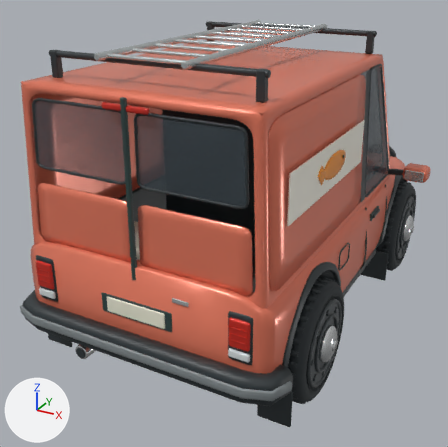
One commit to the FBX model unity/Assets/Resources/Cars/kipper.fbx: the scene before it, then after it.
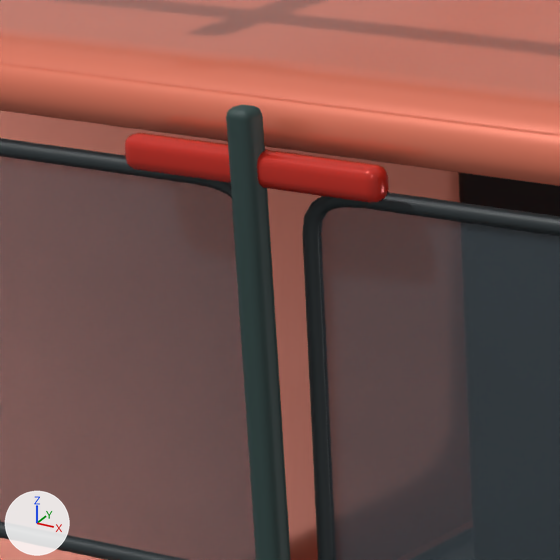
Each version appears first whole from a 50 mm lens placed at (1.994, -4.217, 2.67), pointed at (-0.171, -0.282, 0.702), and next in a close-up on the part from 18% to 40% of the width and 17% to 40% of the height. Arrows for +X, +Y and +Z are at lower left; the lights stay in place. The first two pictures are the older version. Where no turn or scale is listed for an object, it has been applied to the vertices. Vertices at exactly the same position are counted once.

Before the edit, the objects in view are built like this:
```python
me_continuous_formed_body_shell = bpy.data.meshes.new('Continuous formed body shell')
me_continuous_formed_body_shell.from_pydata(...)  # 23915 vertices, 23021 faces; spans x -1.16..1.16, y -1.79..1.79, z 0.09..2.16
me_continuous_formed_body_shell.materials.append(mat_bodypaint)  # orange #e77c61
me_continuous_formed_body_shell.materials.append(mat_charcoaltrim)  # dark grey #2b3336
me_continuous_formed_body_shell.materials.append(mat_masterglass)  # greyish blue #424d55
me_continuous_formed_body_shell.materials.append(mat_panelseam)  # dark cyan #2b4240
me_continuous_formed_body_shell.materials.append(mat_taillight)  # red #cb2d21
me_continuous_formed_body_shell.materials.append(mat_bumperinsert)  # grey #81898b
me_continuous_formed_body_shell.materials.append(mat_chromealloy)  # white #e7eaeb
me_continuous_formed_body_shell.materials.append(mat_warmheadlamp)  # pale yellow #efefd8
me_continuous_formed_body_shell.materials.append(mat_amber)  # orange #f6972c
me_continuous_formed_body_shell.materials.append(mat_creamtrim)  # white #f7f3e7
me_continuous_formed_body_shell.materials.append(mat_reverselight)  # light grey #dae1e2
me_continuous_formed_body_shell.materials.append(mat_rearreflector)  # red #ad1d16
me_continuous_formed_body_shell.materials.append(mat_numberplate)  # white #ecebd7
me_continuous_formed_body_shell.materials.append(mat_warmalloy)  # light grey #c7cdcd
me_continuous_formed_body_shell.materials.append(mat_interiorcloth)  # dark grey #485456
me_continuous_formed_body_shell.materials.append(mat_woodtrim)  # brown #b38e65
me_continuous_formed_body_shell.materials.append(mat_brakemetal)  # dark grey #505759
ob_body = bpy.data.objects.new('Body', me_continuous_formed_body_shell)
ob_body.location = (0.0, 0.0, 0.0)
```
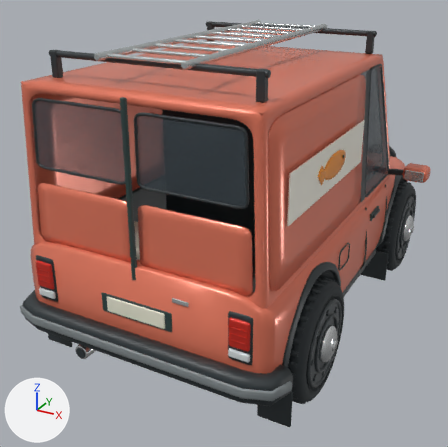
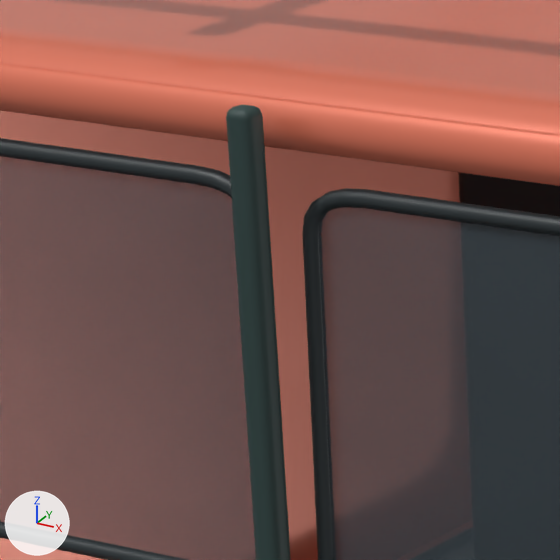
Where the newer file only moved an object's origin or applied its transform, the numbers keep the older frame.

Changed parts and their boxes [x1, y1, x2, y2] in the close-ups (560 x 560 px):
part 1 of me_continuous_formed_body_shell, deleted
    before: [125, 133, 389, 203]

The change in detail:
me_continuous_formed_body_shell is used by ob_body; location (0.0, 0.0, 0.0).
me_continuous_formed_body_shell had 23915 vertices, 23021 faces and spanned x -1.16..1.16, y -1.79..1.79, z 0.09..2.16.
me_continuous_formed_body_shell now has 23819 vertices, 22923 faces and spans x -1.16..1.16, y -1.79..1.79, z 0.09..2.16.
me_continuous_formed_body_shell part 1: the loose piece of 96 vertices spanning x -0.15..0.15, y -1.67..-1.64, z 1.9..1.94 is deleted.
